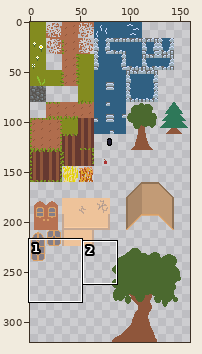
Two states of a sprite sheet, res/maps/tileset.png. Above, an overview of the earlier version with the close-up marked.
Close-up. Earlier state:
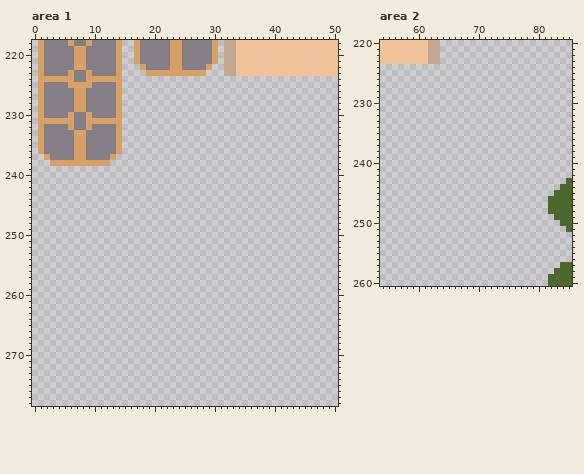
The file is 160x320 pixels. Shown: area 1: x 0..50, y 218..278; area 2: x 54..85, y 220..260.
After the commit:
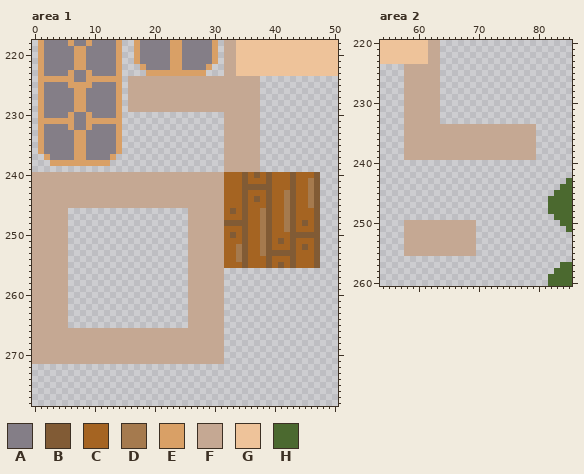
Palette (. is transparent): A #847e87  B #815b35  C #a56422  D #a57a4e  E #d9a066  F #c5a893  G #eec39a  H #4b692f
The commit says: Worked on the town hall map.
Difference:
--- area 1
@@ x 0..50 @@
 223 .EAAAAEAAEAAAAE....EEEEEEEEEE...FFGGGGGGGGGGGGGGGGG
-224 .EEEEEEAAEEEEEE....................................
-225 .EAAAAEEEEAAAAE....................................
-226 .EAAAAAEEAAAAAE....................................
-227 .EAAAAAEEAAAAAE....................................
-228 .EAAAAAEEAAAAAE....................................
-229 .EAAAAAEEAAAAAE....................................
-230 .EAAAAEAAEAAAAE....................................
-231 .EEEEEEAAEEEEEE....................................
-232 .EAAAAEAAEAAAAE....................................
-233 .EAAAAAEEAAAAAE....................................
-234 .EAAAAAEEAAAAAE....................................
-235 .EAAAAAEEAAAAAE....................................
-236 .EAAAAAEEAAAAAE....................................
-237 ..EAAAAEEAAAAE.....................................
-238 ...EEEEEEEEEE......................................
-239 ...................................................
-240 ...................................................
-241 ...................................................
-242 ...................................................
-243 ...................................................
-244 ...................................................
-245 ...................................................
-246 ...................................................
-247 ...................................................
-248 ...................................................
-249 ...................................................
-250 ...................................................
-251 ...................................................
-252 ...................................................
-253 ...................................................
-254 ...................................................
-255 ...................................................
-256 ...................................................
-257 ...................................................
-258 ...................................................
-259 ...................................................
-260 ...................................................
-261 ...................................................
-262 ...................................................
-263 ...................................................
-264 ...................................................
-265 ...................................................
-266 ...................................................
-267 ...................................................
-268 ...................................................
-269 ...................................................
-270 ...................................................
-271 ...................................................
+224 .EEEEEEAAEEEEEE.FFFFFFFFFFFFFFFFFFFFFF.............
+225 .EAAAAEEEEAAAAE.FFFFFFFFFFFFFFFFFFFFFF.............
+226 .EAAAAAEEAAAAAE.FFFFFFFFFFFFFFFFFFFFFF.............
+227 .EAAAAAEEAAAAAE.FFFFFFFFFFFFFFFFFFFFFF.............
+228 .EAAAAAEEAAAAAE.FFFFFFFFFFFFFFFFFFFFFF.............
+229 .EAAAAAEEAAAAAE.FFFFFFFFFFFFFFFFFFFFFF.............
+230 .EAAAAEAAEAAAAE.................FFFFFF.............
+231 .EEEEEEAAEEEEEE.................FFFFFF.............
+232 .EAAAAEAAEAAAAE.................FFFFFF.............
+233 .EAAAAAEEAAAAAE.................FFFFFF.............
+234 .EAAAAAEEAAAAAE.................FFFFFF.............
+235 .EAAAAAEEAAAAAE.................FFFFFF.............
+236 .EAAAAAEEAAAAAE.................FFFFFF.............
+237 ..EAAAAEEAAAAE..................FFFFFF.............
+238 ...EEEEEEEEEE...................FFFFFF.............
+239 ................................FFFFFF.............
+240 FFFFFFFFFFFFFFFFFFFFFFFFFFFFFFFFCCCBCBCBCCCBCCCB...
+241 FFFFFFFFFFFFFFFFFFFFFFFFFFFFFFFFCCCBCCCBCCCBCCDB...
+242 FFFFFFFFFFFFFFFFFFFFFFFFFFFFFFFFCCCBBBBBCCCBCCDB...
+243 FFFFFFFFFFFFFFFFFFFFFFFFFFFFFFFFCCCBCCCBCCDBCCDB...
+244 FFFFFFFFFFFFFFFFFFFFFFFFFFFFFFFFCCCBCBCBCCDBCCDB...
+245 FFFFFFFFFFFFFFFFFFFFFFFFFFFFFFFFCCCBCCCBCCDBCCDB...
+246 FFFFFF....................FFFFFFCBCBCCDBCCDBCCCB...
+247 FFFFFF....................FFFFFFCCCBCCDBCCDBCCCB...
+248 FFFFFF....................FFFFFFBBBBCCDBCCDBCBCB...
+249 FFFFFF....................FFFFFFCCCBCCDBCCDBCCCB...
+250 FFFFFF....................FFFFFFCBCBCCDBCCCBBBBB...
+251 FFFFFF....................FFFFFFCCCBCCDBCBCBCCCB...
+252 FFFFFF....................FFFFFFCCDBCCDBCCCBCBCB...
+253 FFFFFF....................FFFFFFCCDBCCDBBBBBCCCB...
+254 FFFFFF....................FFFFFFCCDBCCCBCCCBCCCB...
+255 FFFFFF....................FFFFFFCCCBCCCBCBCBCCCB...
+256 FFFFFF....................FFFFFF...................
+257 FFFFFF....................FFFFFF...................
+258 FFFFFF....................FFFFFF...................
+259 FFFFFF....................FFFFFF...................
+260 FFFFFF....................FFFFFF...................
+261 FFFFFF....................FFFFFF...................
+262 FFFFFF....................FFFFFF...................
+263 FFFFFF....................FFFFFF...................
+264 FFFFFF....................FFFFFF...................
+265 FFFFFF....................FFFFFF...................
+266 FFFFFFFFFFFFFFFFFFFFFFFFFFFFFFFF...................
+267 FFFFFFFFFFFFFFFFFFFFFFFFFFFFFFFF...................
+268 FFFFFFFFFFFFFFFFFFFFFFFFFFFFFFFF...................
+269 FFFFFFFFFFFFFFFFFFFFFFFFFFFFFFFF...................
+270 FFFFFFFFFFFFFFFFFFFFFFFFFFFFFFFF...................
+271 FFFFFFFFFFFFFFFFFFFFFFFFFFFFFFFF...................
 272 ...................................................
--- area 2
@@ x 54..85 @@
 223 GGGGGGGGFF......................
-224 ................................
-225 ................................
-226 ................................
-227 ................................
-228 ................................
-229 ................................
-230 ................................
-231 ................................
-232 ................................
-233 ................................
-234 ................................
-235 ................................
-236 ................................
-237 ................................
-238 ................................
-239 ................................
+224 ....FFFFFF......................
+225 ....FFFFFF......................
+226 ....FFFFFF......................
+227 ....FFFFFF......................
+228 ....FFFFFF......................
+229 ....FFFFFF......................
+230 ....FFFFFF......................
+231 ....FFFFFF......................
+232 ....FFFFFF......................
+233 ....FFFFFF......................
+234 ....FFFFFFFFFFFFFFFFFFFFFF......
+235 ....FFFFFFFFFFFFFFFFFFFFFF......
+236 ....FFFFFFFFFFFFFFFFFFFFFF......
+237 ....FFFFFFFFFFFFFFFFFFFFFF......
+238 ....FFFFFFFFFFFFFFFFFFFFFF......
+239 ....FFFFFFFFFFFFFFFFFFFFFF......
 240 ................................
@@ x 56..71 @@
 249 ................
-250 ................
-251 ................
-252 ................
-253 ................
-254 ................
-255 ................
+250 ..FFFFFFFFFFFF..
+251 ..FFFFFFFFFFFF..
+252 ..FFFFFFFFFFFF..
+253 ..FFFFFFFFFFFF..
+254 ..FFFFFFFFFFFF..
+255 ..FFFFFFFFFFFF..
 256 ................
Pixel boxes of the changes (left, top, right, bottom) in both close-ups:
added: (32, 76, 320, 364)
added: (404, 64, 536, 160)
added: (404, 220, 476, 256)
